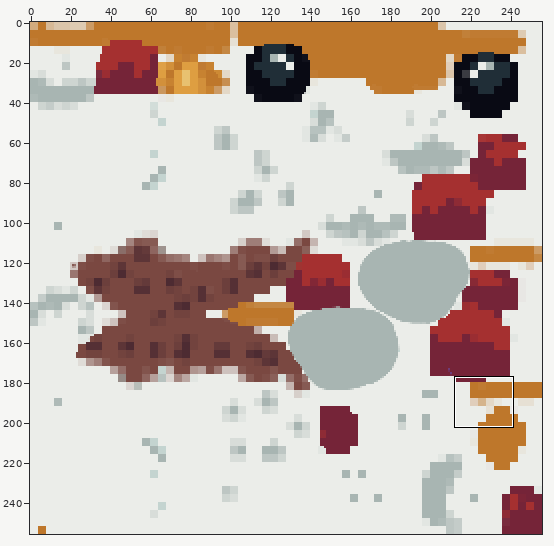
Edited in one commit: sprite sheet (GalinhaSurfers/Assets/Modelos/Materials/T_Galinho2.png). Above, an overview of the earlier version with the close-up marked.
Close-up. Before:
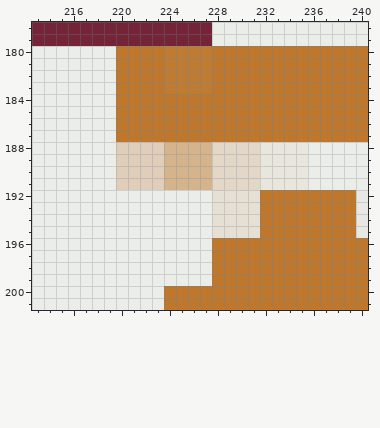
The file is 256x256 pixels. Colours within 5 levels of each other are drawn and written as one. Shown: x 213..240, y 178..201. The commit also changed other parts of the picture, which this record leaves out.
Once edited:
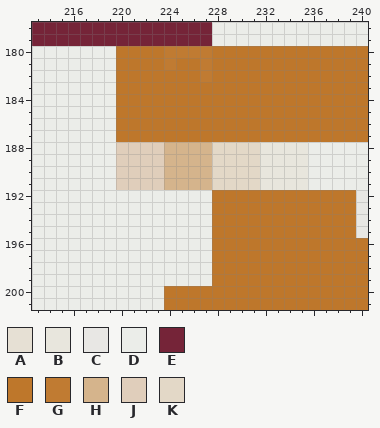
Palette (. is transparent): A #e6e0d4  B #e8e6dd  C #e8e7e4  D #ebede9  E #752438  F #be772b  G #c07b32  H #d5b48c  J #e0cebb  K #e3d8c7
The edit:
@@ x 222..229 @@
 180 FFGGGGFF
-181 FFGGGGFF
-182 FFGGGGFF
-183 FFGGGGFF
+181 FFGFFGFF
+182 FFFFFGFF
+183 FFFFFFFF
 184 FFFFFFFF
@@ x 226..233 @@
 191 HHKKKKBB
-192 DDAAAAFF
-193 DDAAAAFF
-194 DDAAAAFF
-195 DDAAAAFF
+192 DDFFFFFF
+193 DDFFFFFF
+194 DDFFFFFF
+195 DDFFFFFF
 196 DDFFFFFF
Pixel boxes of the changes (left, top, right, bottom) in both close-ups:
changed: (164, 58, 212, 94)
changed: (212, 190, 260, 238)
